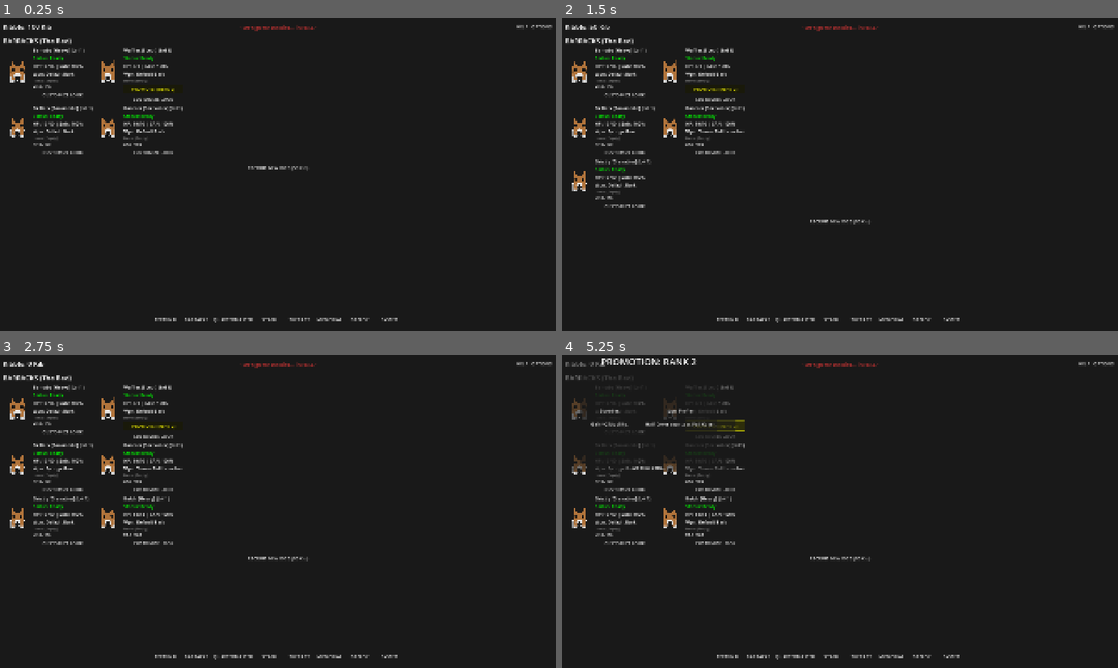
Above: before the commit, frames 1-4 (two rows, left to right).
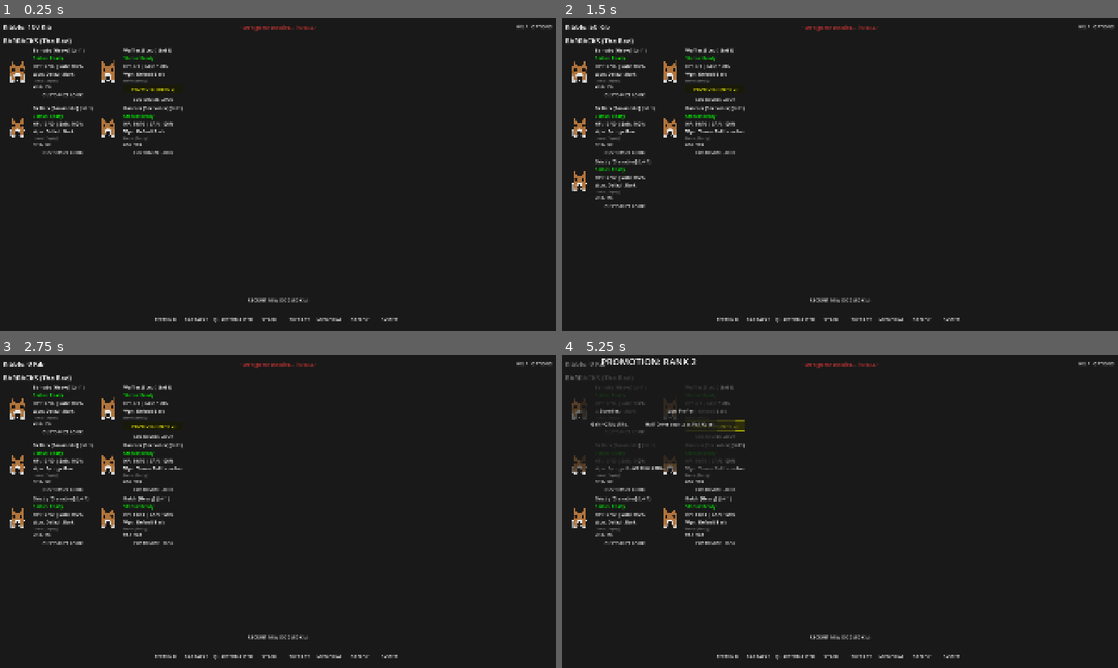
Above: after the commit, the same moments.

Repository: eldritch-dream/Bark-Com
Game: Godot game, scene res://scenes/Base.tscn
Two runs of this game, one before a commit and one after it. Both use one fixed random seed, a clock stepped at 60 frames per second and the inputs below. Sound files missing from this copy of the repository are replaced by a short silence.
Inputs:
- Up to frame 1 (0.25 s): no input
- Up to frame 2 (1.5 s): click "BARRACKS" at 0.5 s; click "RECRUIT NEW DOG (50 Kib)" at 1.25 s
- Up to frame 3 (2.75 s): click "RECRUIT NEW DOG (50 Kib)" at 2 s
- Up to frame 4 (5.25 s): click "RECRUIT NEW DOG (50 Kib)" at 2.75 s; click "CUSTOMIZE LOOK" at 3.5 s; click "BACK TO BARRACKS" at 4.25 s; click "PROMOTE! (Rank 2)" at 5 s

The runs differ from the first frame. In frame 1, 0.2% of the frame differs, in the area x 44-56%, y 47-91%; in frame 2, 0.2%; in frame 3, 0.2%; in frame 4, 0.2%.

Commit message:
Fix duped heal text add scrolling container to barracks Make sure theres only one turn manager

Diff:
--- a/scripts/managers/CombatResolver.gd
+++ b/scripts/managers/CombatResolver.gd
@@ -173,16 +173,7 @@
 			if target_unit.has_method("remove_effect_by_name"):
 				target_unit.remove_effect_by_name("Poison")
 
-			SignalBus.on_request_floating_text.emit(
-				target_unit.position, "+%d HP" % item.value, Color.GREEN
-			)
-			SignalBus.on_request_vfx.emit(
-				"HealSparkles",
-				target_unit.position + Vector3(0, 1, 0),
-				Vector3.UP,
-				target_unit,
-				null
-			)
+			# VFX/Text handled by Unit.heal()
 			return true
 
 	elif item.effect_type == ConsumableData.EffectType.STRESS_RELIEF:
@@ -247,9 +238,7 @@
 			if attacker.has_method("trigger_bond_growth"):
 				attacker.trigger_bond_growth(target, 3)
 
-			SignalBus.on_request_vfx.emit(
-				"HealSparkles", target.position + Vector3(0, 1, 0), Vector3.UP, target, null
-			)
+			# VFX handled by Unit.heal()
 
 			if GameManager and GameManager.audio_manager:
 				GameManager.audio_manager.play_sfx("SFX_Menu")  # Placeholder
--- a/scripts/managers/FloatingTextManager.gd
+++ b/scripts/managers/FloatingTextManager.gd
@@ -18,7 +18,8 @@
 
 # Spawns a floating text label at the given world position
 func spawn_text(position: Vector3, text: String, color: Color = Color.WHITE):
-	print("FTM: Spawning '", text, "' at ", position)
+	# print("FTM: Spawning '", text, "' at ", position) # Commented out for now
+
 
 	var label = Label3D.new()
 	label.billboard = BaseMaterial3D.BILLBOARD_ENABLED
--- a/scripts/managers/TurnManager.gd
+++ b/scripts/managers/TurnManager.gd
@@ -14,7 +14,16 @@
 
 
 func _ready():
+	print("TurnManager initialized! Instance ID: ", get_instance_id())
+
+	# Singleton Enforcement: Prevent duplicate Managers
+	if get_tree().get_nodes_in_group("TurnManager").size() > 0:
+		print("TurnManager: Duplicate detected! Destroying self (Instance ", get_instance_id(), ")")
+		queue_free()
+		return
+
 	add_to_group("TurnManager")
+
 	SignalBus.on_cinematic_mode_changed.connect(_on_cinematic_mode_changed)
 	SignalBus.on_combat_action_started.connect(_on_combat_action_started)
 	SignalBus.on_combat_action_finished.connect(_on_combat_action_finished)
--- a/scripts/ui/BaseScene.gd
+++ b/scripts/ui/BaseScene.gd
@@ -495,10 +495,15 @@
 	title.add_theme_font_size_override("font_size", 24)
 	content_area.add_child(title)
 
+	var scroll = ScrollContainer.new()
+	scroll.size_flags_vertical = Control.SIZE_EXPAND_FILL
+	scroll.size_flags_horizontal = Control.SIZE_EXPAND_FILL
+	content_area.add_child(scroll)
+
 	var grid = GridContainer.new()
 	grid.columns = 2
 	grid.size_flags_horizontal = Control.SIZE_EXPAND_FILL
-	content_area.add_child(grid)
+	scroll.add_child(grid)
 
 	for c in game_manager.get_roster():
 		var card = PanelContainer.new()
